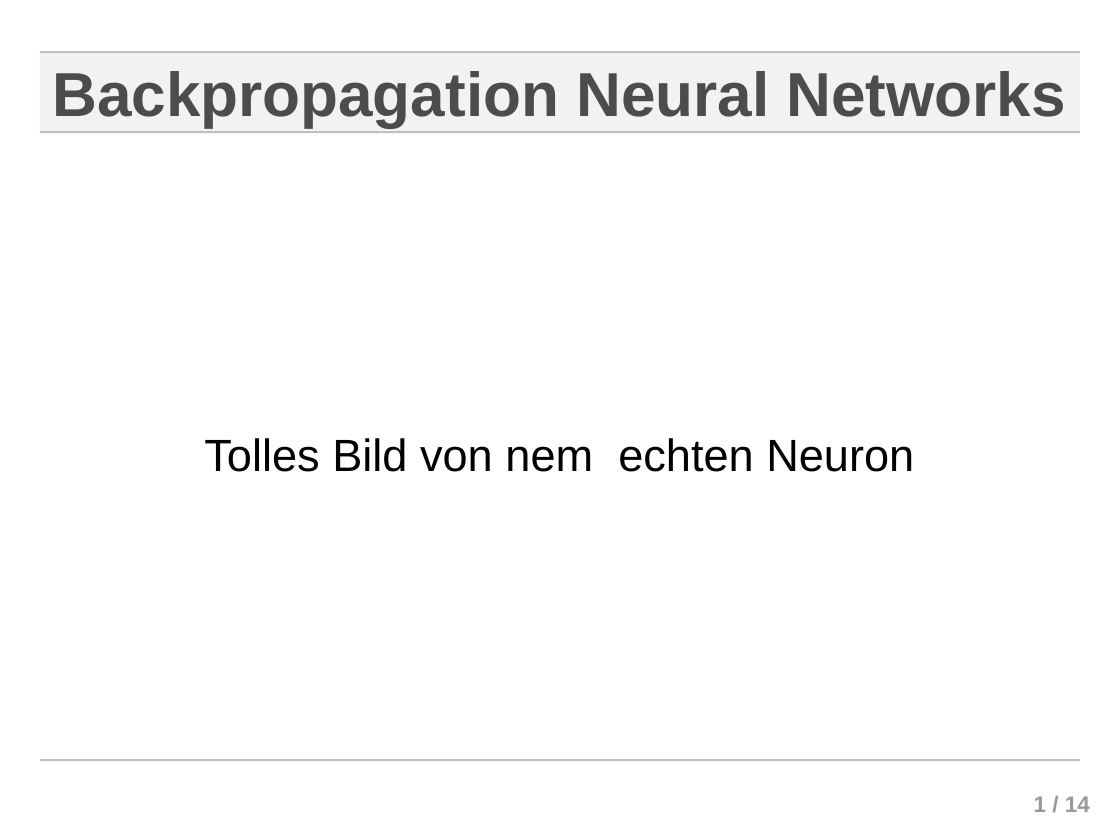
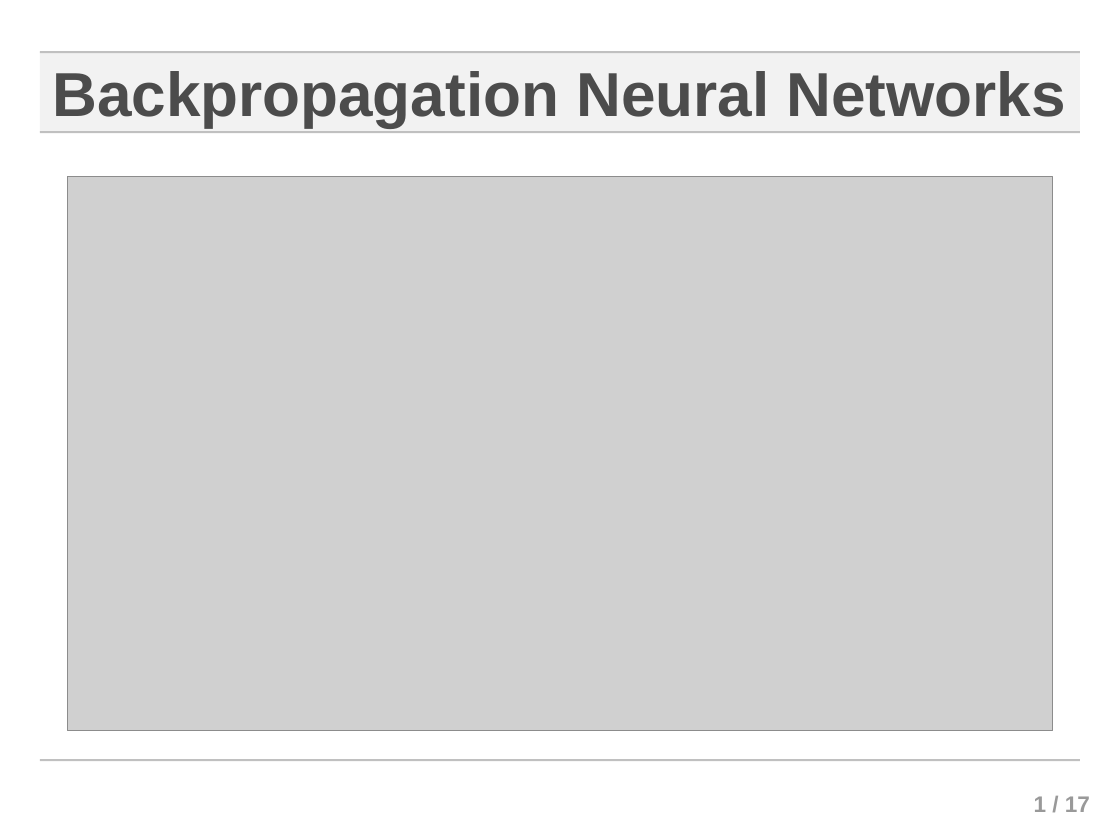
Before and after one commit to ChornHulio/Neuronale-Netze-Seminar, a slide deck: slide 1 of presentation/presentation.odp. Drawn at 1120x840 pixels with LibreOffice and Linux fonts; fonts in the diff are those of the drawing; grey boxes stand for pictures; background and template pictures are left out. Boxes give left, top, right and bottom in pixels: in the first picture for what was removed or moved away, otherwise in the second. Text is boxed around its words. In the diff, an @@ line names an element or a change of style, - is before the commit and + after.

```diff
--- a/presentation/presentation.odp
+++ b/presentation/presentation.odp
@@ picture added at <box>67,177,1053,732</box> @@
@@ subtitle removed at <box>204,438,914,472</box> @@
-Tolles Bild von nem echten Neuron
@@ page number at <box>1034,796,1090,812</box>: text changed @@
-1 / 14
+1 / 17
```
Also in this commit, not shown: 1 other slide changed, 5 slides added, 2 slides removed, 7 other files.
